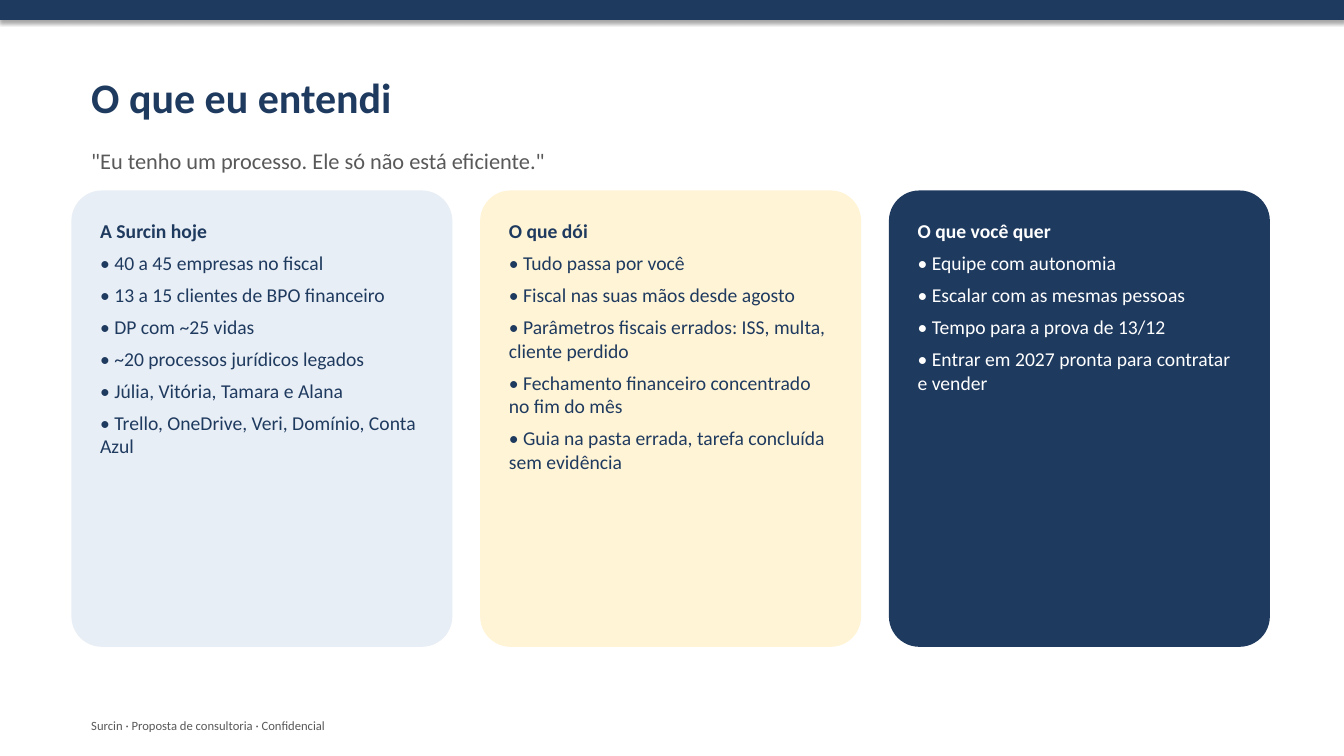
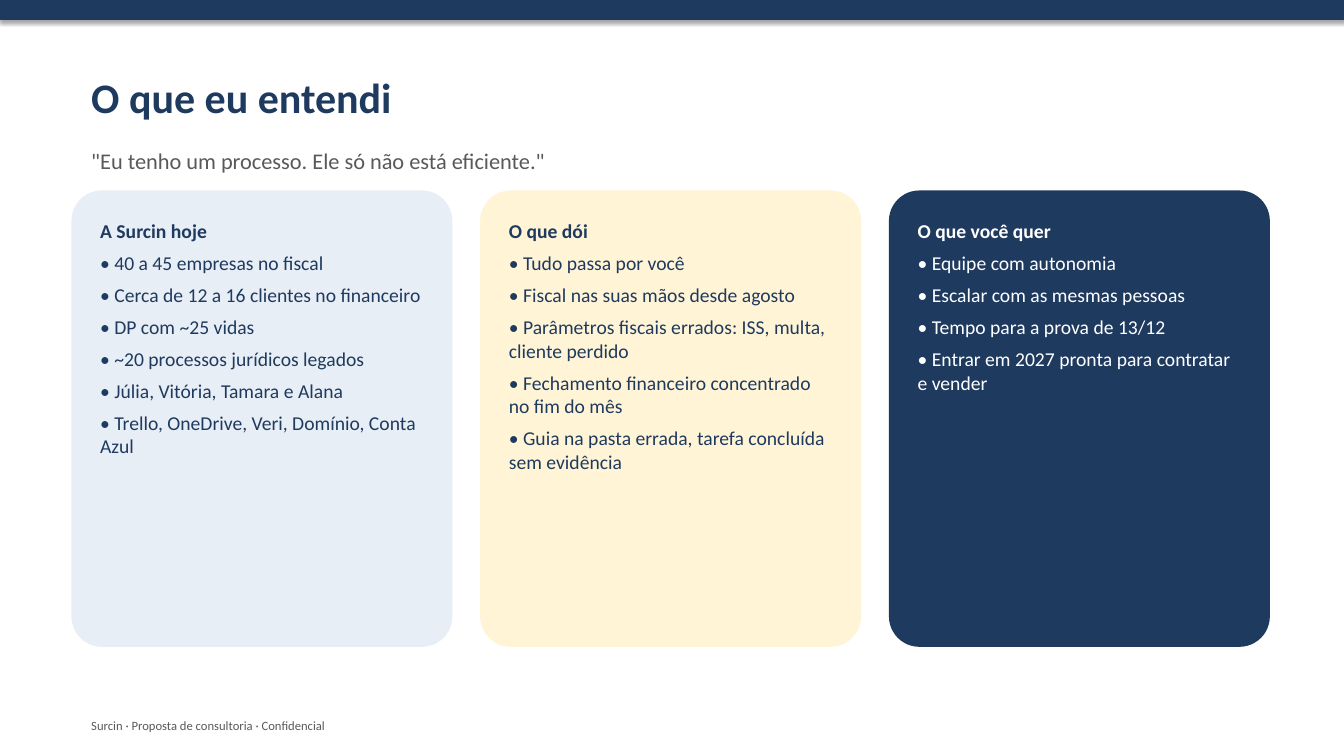
Before and after one commit to rromao-DS/Sourcin-Consultoria, a slide deck: slide 2 of proposta-surcin/06-apresentacao-proposta.pptx. Drawn at 1344x756 pixels with LibreOffice and Linux fonts; fonts in the diff are those of the drawing. Boxes give left, top, right and bottom in pixels: in the first picture for what was removed or moved away, otherwise in the second. Text is boxed around its words. In the diff, an @@ line names an element or a change of style, - is before the commit and + after.

```diff
--- a/proposta-surcin/06-apresentacao-proposta.pptx
+++ b/proposta-surcin/06-apresentacao-proposta.pptx
@@ text in rounded rectangle at (114, 288, 421, 302): text changed @@
-• 13 a 15 clientes de BPO financeiro
+• Cerca de 12 a 16 clientes no financeiro
```
Also in this commit, not shown: 3 other slides changed, 7 other files.
